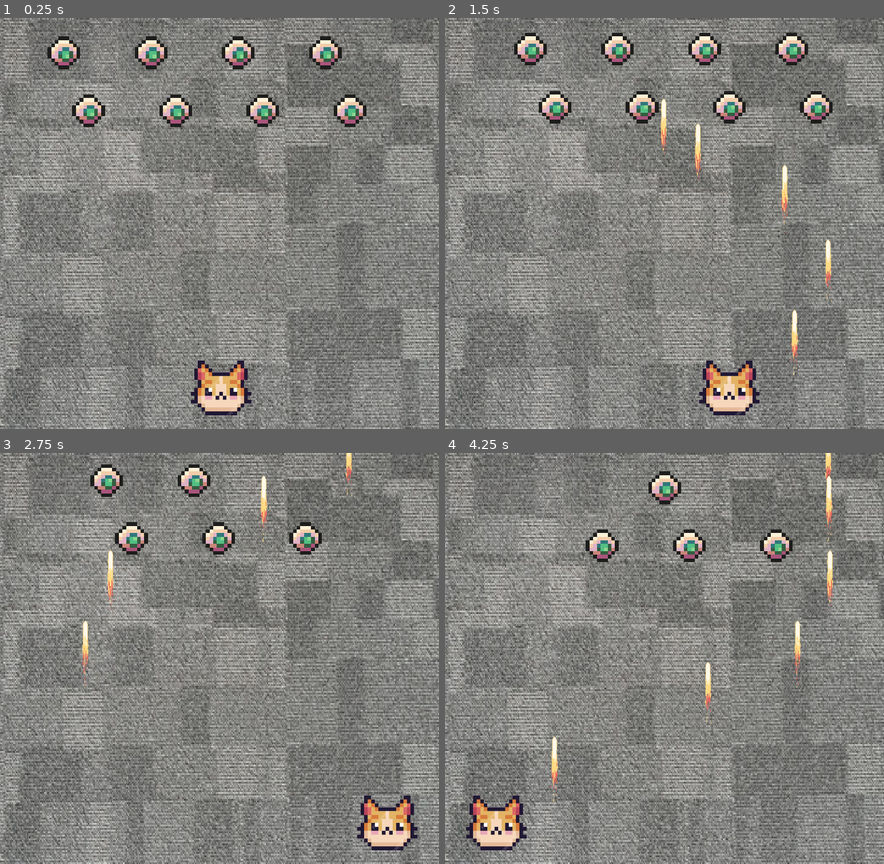
Above: before the commit, frames 1-4 (two rows, left to right).
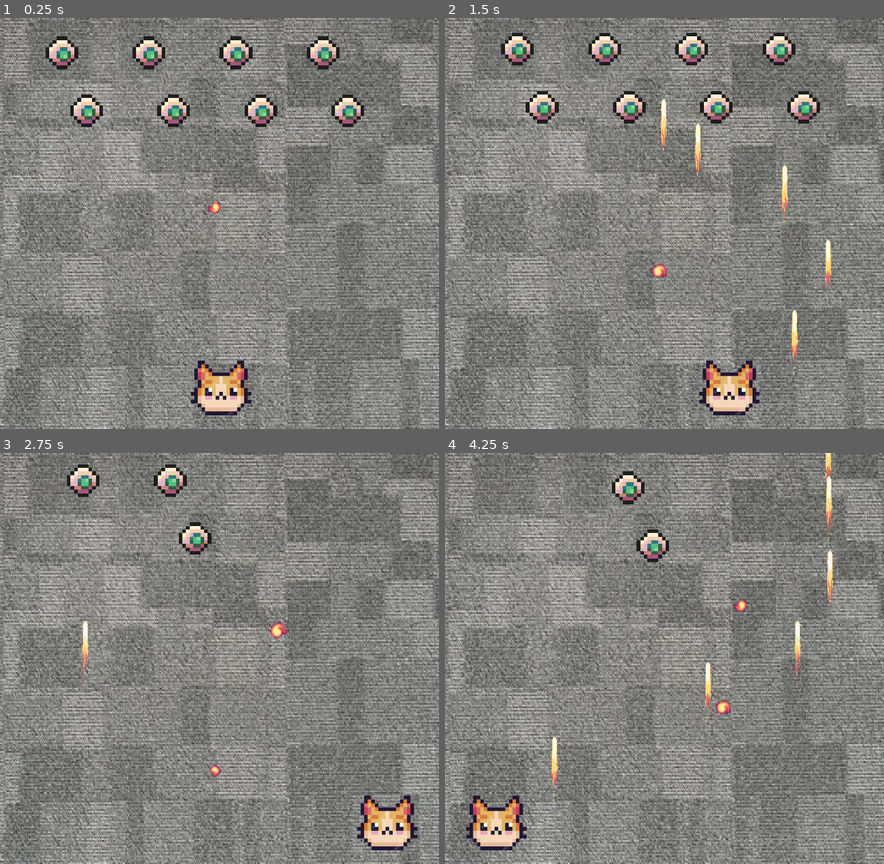
Above: after the commit, the same moments.

Repository: arimanov/feles-automatica
Game: Godot game, scene res://game/game.tscn
The game is run twice, just before and just after one commit, with the same random seed, the same clock (stepped at 60 frames per second) and the same inputs.
Inputs:
- Up to frame 1 (0.25 s): no input
- Up to frame 2 (1.5 s): tap Enter (ui_accept) at 0.5, 0.6, 0.77, 1.07, 1.35 s; hold Right (ui_right) 0.53-1.28 s; hold Left (ui_left) from 1.28 s (still down)
- Up to frame 3 (2.75 s): tap Enter (ui_accept) at 1.52, 1.82, 2.1 s; release Left (ui_left) at 2.03 s; hold Right (ui_right) from 2.03 s (still down)
- Up to frame 4 (4.25 s): tap Enter (ui_accept) at 2.85, 3.02, 3.32, 3.6, 3.77, 4.07 s; release Right (ui_right) at 3.53 s; hold Left (ui_left) from 3.53 s (still down)

The runs differ from the first frame. In frame 1, 1.8% of the frame differs, in the area x 10-84%, y 4-48%; in frame 2, 5.1%, in the area x 12-89%, y 3-64%; in frame 3, 3.6%; in frame 4, 2.7%.

Commit message:
feat: Add enemies shooting logic

Diff:
--- a/elements/enemy.gd
+++ b/elements/enemy.gd
@@ -2,6 +2,8 @@
 
 @onready var raycast_left := $RayCastLeft
 @onready var raycast_right := $RayCastRight
+
+const BULLET_SCENE = preload("res://elements/enemy_bullet.tscn")
 
 func _physics_process(delta):
 	pass
@@ -9,5 +11,11 @@
 		print("Touch a wall")
 		get_tree().call_group("enemy_group", "change_direction")
 
+
+func shot():
+	var bullet = BULLET_SCENE.instantiate()
+	bullet.global_position += global_position;
+	add_child(bullet)
+
 func destroy():
 	queue_free()
--- a/elements/enemy.tscn
+++ b/elements/enemy.tscn
@@ -42,7 +42,7 @@
 [sub_resource type="CircleShape2D" id="CircleShape2D_pesp6"]
 radius = 12.0
 
-[node name="Enemy" type="CharacterBody2D"]
+[node name="Enemy" type="CharacterBody2D" groups=["enemy"]]
 texture_filter = 3
 collision_layer = 4
 collision_mask = 3
--- /dev/null
+++ b/elements/enemy_bullet.gd
@@ -0,0 +1,12 @@
+extends CharacterBody2D
+
+
+const SPEED = 30.0
+
+func _physics_process(delta):
+	var collision = move_and_collide(Vector2.DOWN * SPEED * delta)
+	if collision:
+		var collider = collision.get_collider()
+		if collider.has_method("take_damage"):
+			collider.take_damage()
+		queue_free()
--- /dev/null
+++ b/elements/enemy_bullet.tscn
@@ -0,0 +1,88 @@
+[gd_scene load_steps=13 format=3 uid="uid://dubkbc8aryguv"]
+
+[ext_resource type="Script" path="res://elements/enemy_bullet.gd" id="1_v48j8"]
+[ext_resource type="Texture2D" uid="uid://y11x1dqqmj8b" path="res://assets/Bullet 24x24 Free Part 2A.png" id="1_wgmwg"]
+
+[sub_resource type="AtlasTexture" id="AtlasTexture_6fu1c"]
+atlas = ExtResource("1_wgmwg")
+region = Rect2(192, 216, 24, 24)
+
+[sub_resource type="AtlasTexture" id="AtlasTexture_myth7"]
+atlas = ExtResource("1_wgmwg")
+region = Rect2(216, 216, 24, 24)
+
+[sub_resource type="AtlasTexture" id="AtlasTexture_g0ewh"]
+atlas = ExtResource("1_wgmwg")
+region = Rect2(240, 216, 24, 24)
+
+[sub_resource type="AtlasTexture" id="AtlasTexture_cttr0"]
+atlas = ExtResource("1_wgmwg")
+region = Rect2(264, 216, 24, 24)
+
+[sub_resource type="AtlasTexture" id="AtlasTexture_deaa4"]
+atlas = ExtResource("1_wgmwg")
+region = Rect2(288, 216, 24, 24)
+
+[sub_resource type="AtlasTexture" id="AtlasTexture_p3tkx"]
+atlas = ExtResource("1_wgmwg")
+region = Rect2(312, 216, 24, 24)
+
+[sub_resource type="AtlasTexture" id="AtlasTexture_h4ls7"]
+atlas = ExtResource("1_wgmwg")
+region = Rect2(336, 216, 24, 24)
+
+[sub_resource type="AtlasTexture" id="AtlasTexture_r47li"]
+atlas = ExtResource("1_wgmwg")
+region = Rect2(360, 216, 24, 24)
+
+[sub_resource type="SpriteFrames" id="SpriteFrames_n0ebd"]
+animations = [{
+"frames": [{
+"duration": 1.0,
+"texture": SubResource("AtlasTexture_6fu1c")
+}, {
+"duration": 1.0,
+"texture": SubResource("AtlasTexture_myth7")
+}, {
+"duration": 1.0,
+"texture": SubResource("AtlasTexture_g0ewh")
+}, {
+"duration": 1.0,
+"texture": SubResource("AtlasTexture_cttr0")
+}, {
+"duration": 1.0,
+"texture": SubResource("AtlasTexture_deaa4")
+}, {
+"duration": 1.0,
+"texture": SubResource("AtlasTexture_p3tkx")
+}, {
+"duration": 1.0,
+"texture": SubResource("AtlasTexture_h4ls7")
+}, {
+"duration": 1.0,
+"texture": SubResource("AtlasTexture_r47li")
+}],
+"loop": true,
+"name": &"default",
+"speed": 10.0
+}]
+
+[sub_resource type="CircleShape2D" id="CircleShape2D_rd8ko"]
+radius = 6.08276
+
+[node name="EnemyBullet" type="CharacterBody2D"]
+top_level = true
+position = Vector2(52, 30)
+scale = Vector2(0.716867, 0.713899)
+collision_layer = 0
+collision_mask = 2
+script = ExtResource("1_v48j8")
+
+[node name="AnimatedSprite2D" type="AnimatedSprite2D" parent="."]
+sprite_frames = SubResource("SpriteFrames_n0ebd")
+autoplay = "default"
+frame_progress = 0.985877
+
+[node name="CollisionShape2D" type="CollisionShape2D" parent="."]
+shape = SubResource("CircleShape2D_rd8ko")
+debug_color = Color(0.570684, 0.548279, 0.262122, 0.42)
--- a/elements/enemy_group.gd
+++ b/elements/enemy_group.gd
@@ -1,14 +1,17 @@
 extends Node2D
 
 const ROW_STEP = 10.0
-const SPEED = 10.0
+const SPEED_BOOST = 5.5
+
 
 @onready var block_timer := $BlockTimer
+@onready var shot_timer := $ShotTimer
 
 var direction := Vector2.RIGHT
+var speed := 5
 
 func _process(delta):
-	global_position += direction * SPEED * delta
+	global_position += direction * speed * delta
 
 func change_direction():
 	print("-> change_direction")
@@ -16,4 +19,11 @@
 		return
 	direction = Vector2.LEFT if direction == Vector2.RIGHT else Vector2.RIGHT
 	global_position.y += ROW_STEP
+	speed += SPEED_BOOST
 	block_timer.start()
+
+
+func _on_shot_timer_timeout():
+	var e = get_tree().get_nodes_in_group("enemy")
+	if !e.is_empty():
+		e.pick_random().shot()
--- a/elements/enemy_group.tscn
+++ b/elements/enemy_group.tscn
@@ -34,3 +34,9 @@
 [node name="BlockTimer" type="Timer" parent="."]
 wait_time = 0.3
 one_shot = true
+
+[node name="ShotTimer" type="Timer" parent="."]
+wait_time = 2.0
+autostart = true
+
+[connection signal="timeout" from="ShotTimer" to="." method="_on_shot_timer_timeout"]
--- a/elements/mycat.gd
+++ b/elements/mycat.gd
@@ -15,3 +15,6 @@
 	var bullet = FIRE_SCENE.instantiate()
 	bullet.global_position = global_position + Vector2(0, -10)
 	add_child(bullet)
+
+func take_damage():
+	pass
--- a/game/game.tscn
+++ b/game/game.tscn
@@ -1,9 +1,10 @@
-[gd_scene load_steps=5 format=3 uid="uid://dsx1h2e2slu1t"]
+[gd_scene load_steps=6 format=3 uid="uid://dsx1h2e2slu1t"]
 
 [ext_resource type="Texture2D" uid="uid://cqvxvevedwya8" path="res://assets/background.jpg" id="1_osq1t"]
 [ext_resource type="PackedScene" uid="uid://cfghk6066xy2o" path="res://elements/mycat.tscn" id="2_y1aun"]
 [ext_resource type="PackedScene" uid="uid://y1uxv3iert3x" path="res://elements/wall.tscn" id="3_0lf41"]
 [ext_resource type="PackedScene" uid="uid://bjeaamcr1pqs0" path="res://elements/enemy_group.tscn" id="4_qr3iw"]
+[ext_resource type="PackedScene" uid="uid://dubkbc8aryguv" path="res://elements/enemy_bullet.tscn" id="5_kdqj2"]
 
 [node name="Game" type="Node2D"]
 
@@ -23,4 +24,6 @@
 
 [node name="EnemyGroup" parent="." instance=ExtResource("4_qr3iw")]
 position = Vector2(-3, -7)
-scale = Vector2(0.846817, 0.846817)
+
+[node name="EnemyBullet" parent="." instance=ExtResource("5_kdqj2")]
+position = Vector2(125, 103)
--- a/project.godot
+++ b/project.godot
@@ -27,6 +27,7 @@
 [global_group]
 
 enemy_group=""
+enemy=""
 
 [layer_names]
 
Binary file added: assets/Bullet 24x24 Free Part 2A.png
Not shown, added: assets/Bullet 24x24 Free Part 2A.png.import
Not shown, added: export_presets.cfg
